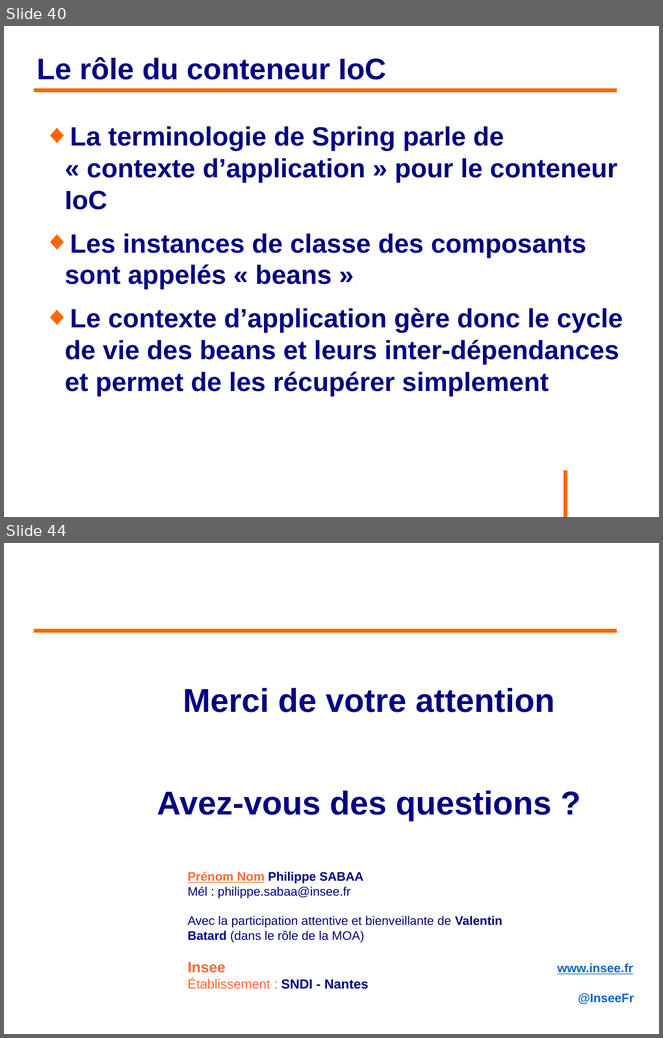
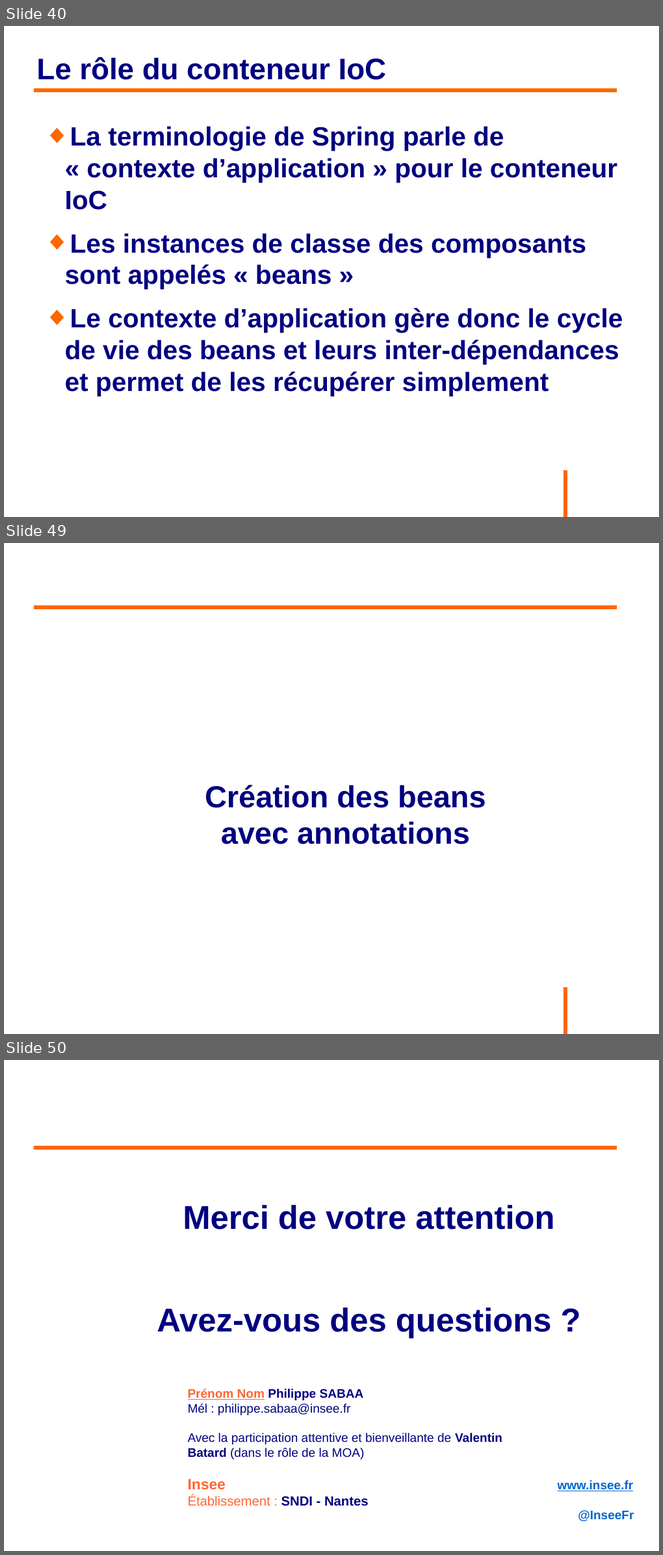
Before and after one commit to philphils/formation-spring, a slide deck: Documentation/diapo_formation_spring.odp. Shown one above the other, each under a label of ours: slides 40 and 44 before the commit, slides 40, 49 and 50 after it; the slides between them are not shown. The pictures are 663x1038 and 663x1555 pixels, drawn with LibreOffice and Linux fonts; fonts in the diff are those of the drawing; background and template pictures are left out. Boxes give left, top, right and bottom in pixels: in the first picture for what was removed or moved away, otherwise in the second. Text is boxed around its words. In the diff, an @@ line names an element or a change of style, - is before the commit and + after.

Commit message:
Fin partie création bean XML

```diff
--- a/Documentation/diapo_formation_spring.odp
+++ b/Documentation/diapo_formation_spring.odp
@@ slide 49 added at <box>4,543,659,1034</box>, background #FFFFFF; not listed: 1 template element that a slide beside it also shows @@
@@ line added from (34, 607) to (618, 607), #FF6600 4.54 pt @@
@@ text added at <box>205,785,486,845</box>, 37 pt, text #000080, bold @@
+Création des beans avec annotations
@@ what was slide 44 is now slide 50 @@
```
Also in this commit, not shown: 3 slides changed, 5 other slides added.
